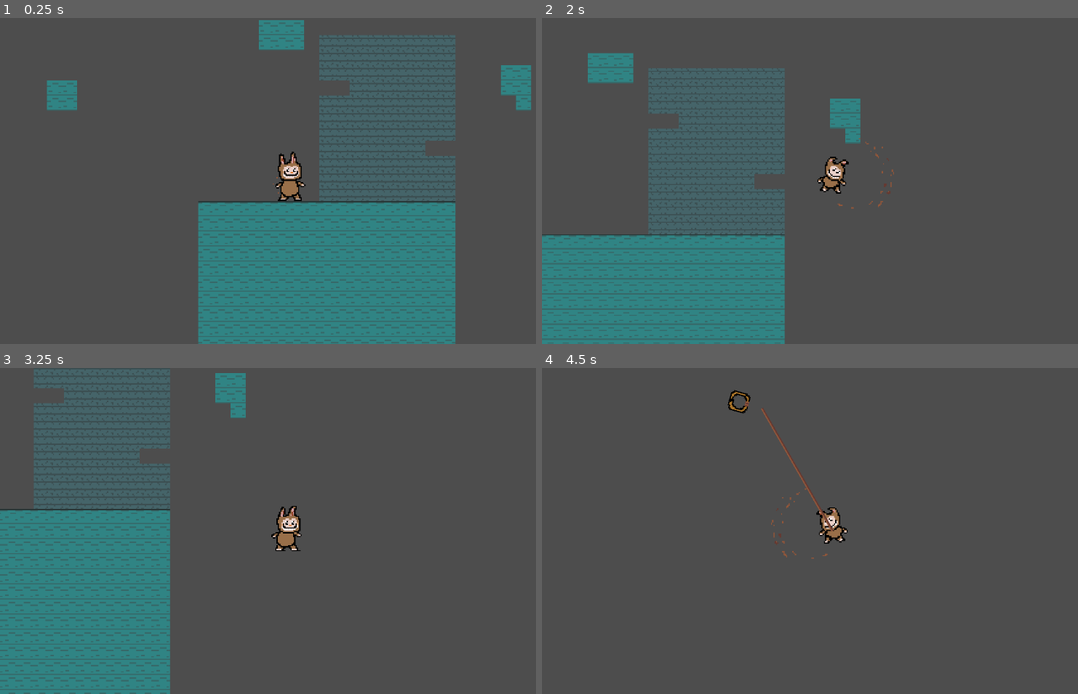
Above: before the commit, frames 1-4 (two rows, left to right).
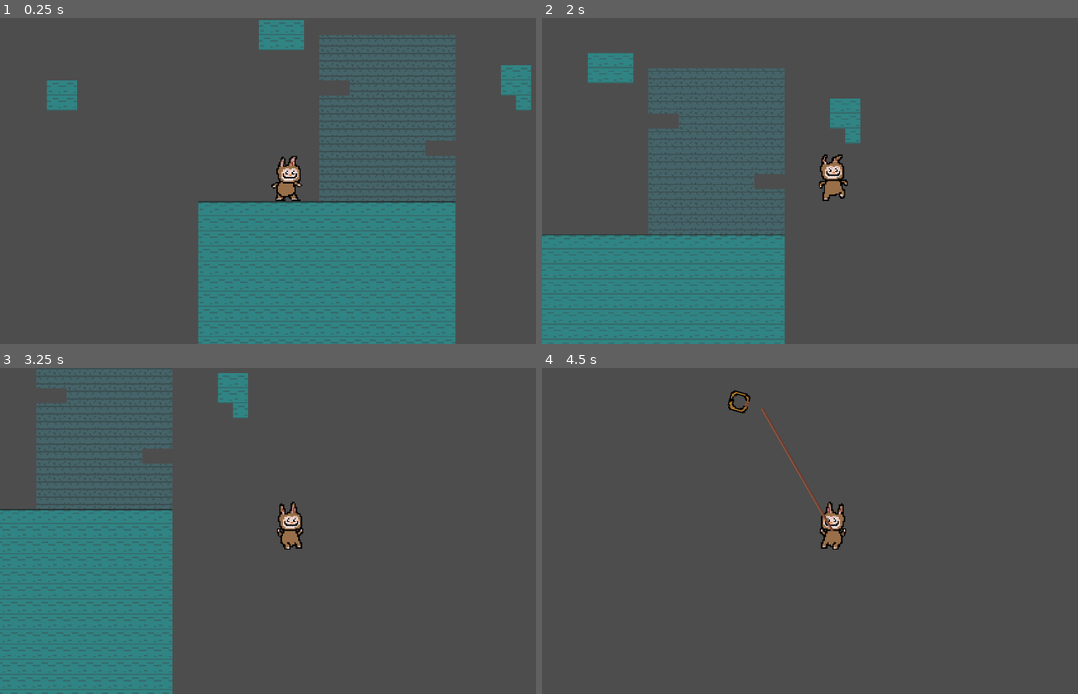
Above: after the commit, the same moments.

Repository: anan568/Codename-SLGGD
Game: Godot game, scene res://levels/cyan_city.tscn
Same seed, same stepped clock (60 frames per second), same inputs: the game is played once before the commit and once after it.
Inputs (mouse positions are in pixels of both pictures, inside the frame that each line leads up to):
- Up to frame 1 (0.25 s): no input
- Up to frame 2 (2 s): move the mouse to (960, 164) at 0.52 s; hold D (right) from 0.53 s (still down); tap Space (jump) at 0.6, 0.77, 1.07, 1.52, 1.55, 1.82 s; move the mouse to (718, 197) at 1.27 s; click (718, 197) at 1.35 s
- Up to frame 3 (3.25 s): move the mouse to (348, 459) at 2.02 s; release D (right) at 2.03 s; hold A (left) 2.03-2.78 s; hold Right mouse button (grapple) 2.03-2.78 s; tap Space (jump) at 2.3, 2.85, 3.02 s; move the mouse to (262, 596) at 2.77 s; hold D (right) from 2.78 s (still down)
- Up to frame 4 (4.5 s): tap Space (jump) at 3.32, 3.77, 3.8, 4.07 s; move the mouse to (1008, 579) at 3.52 s; click (1008, 579) at 3.6 s; move the mouse to (659, 482) at 4.27 s; release D (right) at 4.28 s; hold A (left) from 4.28 s (still down); right-click (659, 482) at 4.35 s

The runs differ from the first frame. In frame 1, 0.4% of the frame differs, in the area x 50-57%, y 40-57%; in frame 2, 0.5%; in frame 3, 2.4%, in the area x 0-57%, y 0-100%; in frame 4, 0.5%.

Commit message:
finished up animations

Diff:
--- a/character scenes/gina_labubu.tscn
+++ b/character scenes/gina_labubu.tscn
@@ -1,10 +1,13 @@
-[gd_scene load_steps=22 format=3 uid="uid://jn2ltitb2rdh"]
+[gd_scene load_steps=33 format=3 uid="uid://jn2ltitb2rdh"]
 
 [ext_resource type="Script" uid="uid://jbmfxdea46h2" path="res://scripts/player/gina_labubu.gd" id="1_gxl0h"]
 [ext_resource type="Texture2D" uid="uid://ckky4wbg30a8d" path="res://sprites/characters/gina labubu/bite_gina_labubu.png" id="2_0fd58"]
 [ext_resource type="Texture2D" uid="uid://bq8ujhicarbxg" path="res://sprites/characters/gina labubu/crawl_gina_labubu.png" id="3_3enjt"]
+[ext_resource type="Texture2D" uid="uid://burbwh42v6ryc" path="res://sprites/characters/gina labubu/fall_gina_labubu.png" id="4_3enjt"]
+[ext_resource type="Texture2D" uid="uid://c2di8sbr2r00k" path="res://sprites/characters/gina labubu/double_jump_gina_labubu.png" id="4_sx13r"]
 [ext_resource type="Texture2D" uid="uid://c7u30gk08bav3" path="res://sprites/characters/gina labubu/idle_gina_labubu.png" id="4_ybygt"]
 [ext_resource type="Texture2D" uid="uid://dtfvvxtr5kdq8" path="res://sprites/characters/gina labubu/real_gina_labubu.png" id="5_sx13r"]
+[ext_resource type="Texture2D" uid="uid://biuovhqsh8hw3" path="res://sprites/characters/gina labubu/jump_gina_labubu.png" id="6_ybygt"]
 
 [sub_resource type="AtlasTexture" id="AtlasTexture_124wg"]
 atlas = ExtResource("2_0fd58")
@@ -42,6 +45,30 @@
 atlas = ExtResource("3_3enjt")
 region = Rect2(0, 0, 64, 64)
 
+[sub_resource type="AtlasTexture" id="AtlasTexture_bwo1x"]
+atlas = ExtResource("4_sx13r")
+region = Rect2(0, 0, 64, 64)
+
+[sub_resource type="AtlasTexture" id="AtlasTexture_1kaqn"]
+atlas = ExtResource("4_sx13r")
+region = Rect2(64, 0, 64, 64)
+
+[sub_resource type="AtlasTexture" id="AtlasTexture_anpke"]
+atlas = ExtResource("4_sx13r")
+region = Rect2(128, 0, 64, 64)
+
+[sub_resource type="AtlasTexture" id="AtlasTexture_pib0x"]
+atlas = ExtResource("4_sx13r")
+region = Rect2(192, 0, 64, 64)
+
+[sub_resource type="AtlasTexture" id="AtlasTexture_sx13r"]
+atlas = ExtResource("4_3enjt")
+region = Rect2(0, 0, 64, 64)
+
+[sub_resource type="AtlasTexture" id="AtlasTexture_yfta1"]
+atlas = ExtResource("4_3enjt")
+region = Rect2(64, 0, 64, 64)
+
 [sub_resource type="AtlasTexture" id="AtlasTexture_p48o3"]
 atlas = ExtResource("4_ybygt")
 region = Rect2(0, 0, 64, 64)
@@ -57,6 +84,14 @@
 [sub_resource type="AtlasTexture" id="AtlasTexture_fl7bl"]
 atlas = ExtResource("4_ybygt")
 region = Rect2(192, 0, 64, 64)
+
+[sub_resource type="AtlasTexture" id="AtlasTexture_pc4oh"]
+atlas = ExtResource("6_ybygt")
+region = Rect2(0, 0, 64, 64)
+
+[sub_resource type="AtlasTexture" id="AtlasTexture_00le0"]
+atlas = ExtResource("6_ybygt")
+region = Rect2(64, 0, 64, 64)
 
 [sub_resource type="AtlasTexture" id="AtlasTexture_dguv8"]
 atlas = ExtResource("5_sx13r")
@@ -108,6 +143,34 @@
 }, {
 "frames": [{
 "duration": 1.0,
+"texture": SubResource("AtlasTexture_bwo1x")
+}, {
+"duration": 1.0,
+"texture": SubResource("AtlasTexture_1kaqn")
+}, {
+"duration": 1.0,
+"texture": SubResource("AtlasTexture_anpke")
+}, {
+"duration": 1.0,
+"texture": SubResource("AtlasTexture_pib0x")
+}],
+"loop": true,
+"name": &"double_jump",
+"speed": 12.0
+}, {
+"frames": [{
+"duration": 1.0,
+"texture": SubResource("AtlasTexture_sx13r")
+}, {
+"duration": 1.0,
+"texture": SubResource("AtlasTexture_yfta1")
+}],
+"loop": true,
+"name": &"fall",
+"speed": 10.0
+}, {
+"frames": [{
+"duration": 1.0,
 "texture": SubResource("AtlasTexture_p48o3")
 }, {
 "duration": 1.0,
@@ -122,6 +185,17 @@
 "loop": true,
 "name": &"idle",
 "speed": 12.0
+}, {
+"frames": [{
+"duration": 1.0,
+"texture": SubResource("AtlasTexture_pc4oh")
+}, {
+"duration": 1.0,
+"texture": SubResource("AtlasTexture_00le0")
+}],
+"loop": true,
+"name": &"jump",
+"speed": 10.0
 }, {
 "frames": [{
 "duration": 1.0,
@@ -141,8 +215,9 @@
 
 [node name="sprite" type="AnimatedSprite2D" parent="."]
 sprite_frames = SubResource("SpriteFrames_124wg")
-animation = &"crawl"
+animation = &"double_jump"
 autoplay = "idle"
+frame_progress = 0.979525
 
 [node name="CollisionShape2D" type="CollisionShape2D" parent="."]
 position = Vector2(-1, 1.5)
--- a/scripts/player/gina_labubu.gd
+++ b/scripts/player/gina_labubu.gd
@@ -75,8 +75,12 @@
 
 	if not is_on_floor():
 		if velocity.y >= 0 and current_state == state.idle:
-			pass
-			#animator.play("fall")
+			animator.play("fall")
+		if velocity.y < 0 and current_state == state.idle:
+			if jumps_left == double_jumps:
+				animator.play("jump")
+			else:
+				animator.play("double_jump")
 
 	if current_state == state.idle:
 		if facing_right and h_direction < 0:
@@ -127,6 +131,7 @@
 	hook.global_position = grapple_to
 	hook.global_rotation = rotate_to
 	real_gina.global_position = global_position
+	real_gina.apply_central_impulse(velocity)
 	get_tree().current_scene.call_deferred("add_child", instance)
 	queue_free()
 
Binary file added: sprites/characters/gina labubu/double_jump_gina_labubu.aseprite
Binary file added: sprites/characters/gina labubu/double_jump_gina_labubu.png
Not shown, added: sprites/characters/gina labubu/double_jump_gina_labubu.png.import
Binary file added: sprites/characters/gina labubu/fall_gina_labubu.aseprite
Binary file added: sprites/characters/gina labubu/fall_gina_labubu.png
Not shown, added: sprites/characters/gina labubu/fall_gina_labubu.png.import
Binary file changed: sprites/characters/gina labubu/idle_gina_labubu.aseprite
Binary file changed: sprites/characters/gina labubu/idle_gina_labubu.png
Binary file added: sprites/characters/gina labubu/jump_gina_labubu.aseprite
Binary file added: sprites/characters/gina labubu/jump_gina_labubu.png
Not shown, added: sprites/characters/gina labubu/jump_gina_labubu.png.import
Binary file changed: sprites/characters/gina labubu/real_gina_labubu.png
(and 2 more such lines)
